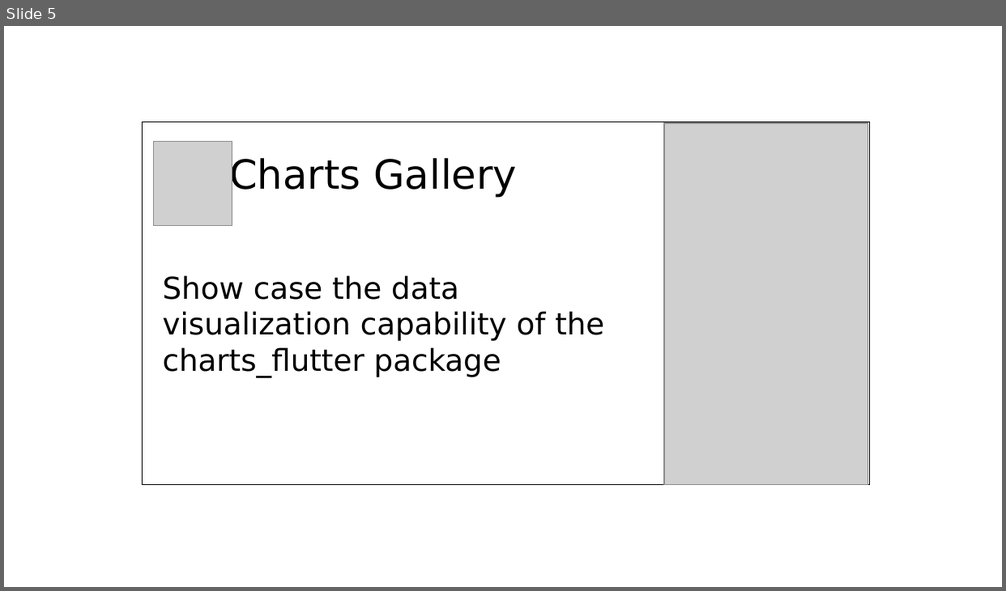
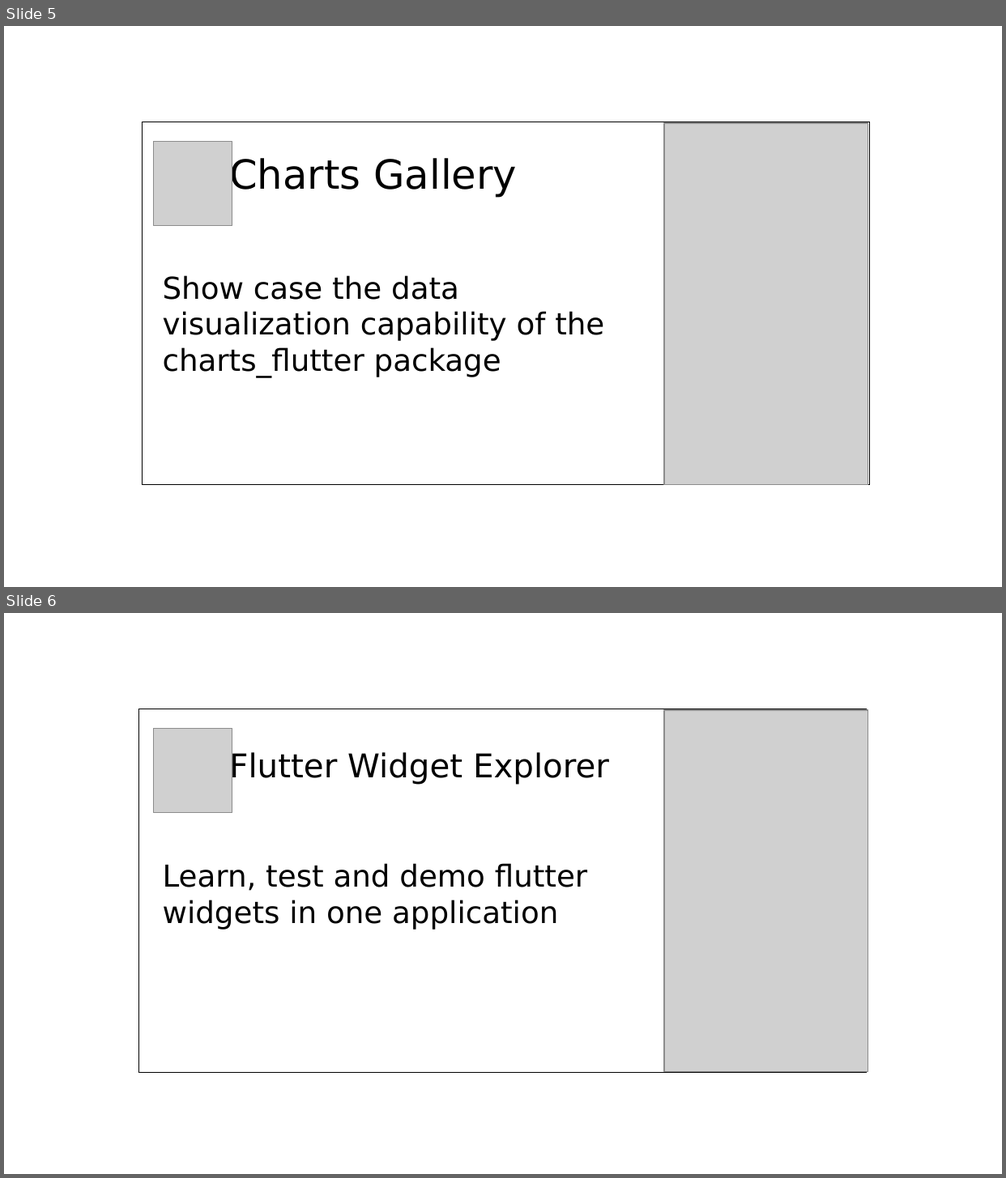
Before and after one commit to limcheekin/fluwix, a slide deck: doc/post-heading-design.odp. Shown one above the other, each under a label of ours: slide 5 before the commit, slides 5 and 6 after it. The pictures are 1006x591 and 1006x1178 pixels, drawn with LibreOffice and Linux fonts; fonts in the diff are those of the drawing; grey boxes stand for pictures. Boxes give left, top, right and bottom in pixels: in the first picture for what was removed or moved away, otherwise in the second. Text is boxed around its words. In the diff, an @@ line names an element or a change of style, - is before the commit and + after.

Commit message:
updated post heading design for flutter_widgets_explorer and chart_datatable

```diff
--- a/doc/post-heading-design.odp
+++ b/doc/post-heading-design.odp
@@ slide 6 added at [4, 613, 1002, 1174], background #FFFFFF @@
@@ rectangle added at [139, 709, 867, 1073], outline #000000 0 pt @@
@@ picture added at [153, 728, 232, 812] @@
@@ picture added at [664, 710, 868, 1072] @@
@@ text added at [163, 751, 609, 930], 24 pt, text #000000 @@
+Flutter Widget Explorer
+Learn, test and demo flutter widgets in one application
```
Also in this commit, not shown: 1 other slide added.
